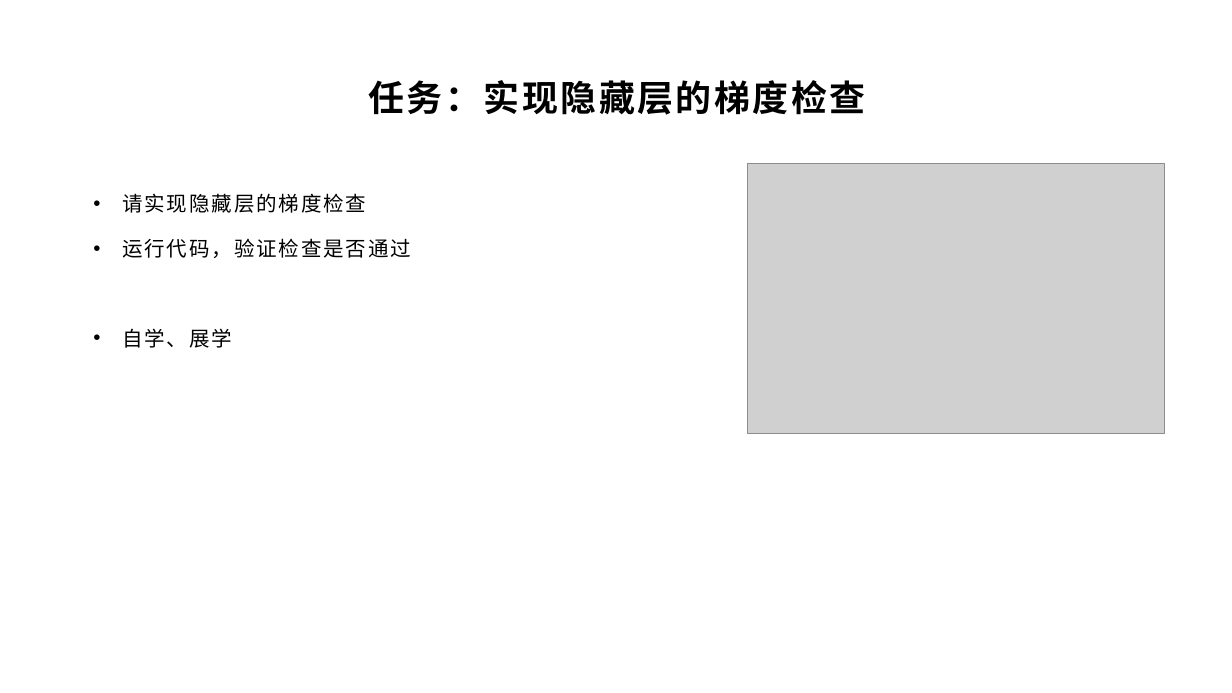
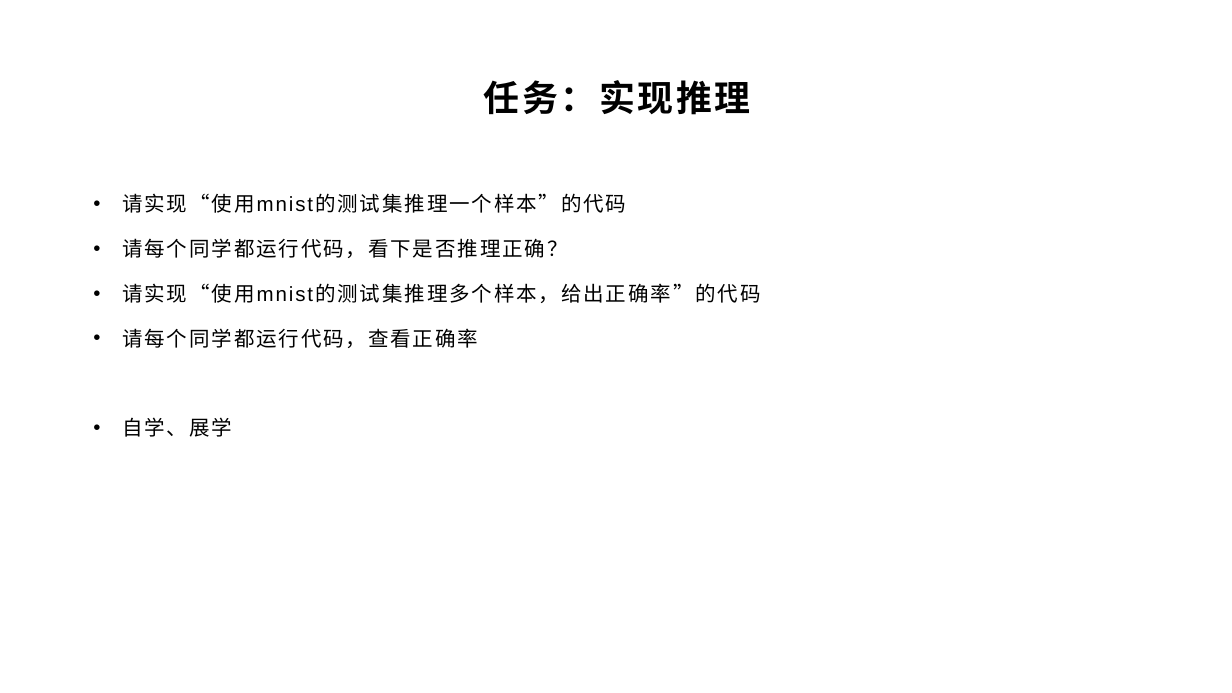
Before and after one commit to yyc-git/DeepLearningEdu, a slide deck: slide 23 of lessons/5_handwriting_by_linear_layer/ppt/用全连接层识别手写数字.pptx (slide 21 before the commit). Drawn at 1232x693 pixels with LibreOffice and Linux fonts; fonts in the diff are those of the drawing; grey boxes stand for pictures; background and template pictures are left out. Boxes give left, top, right and bottom in pixels: in the first picture for what was removed or moved away, otherwise in the second. Text is boxed around its words. In the diff, an @@ line names an element or a change of style, - is before the commit and + after.

```diff
--- a/lessons/5_handwriting_by_linear_layer/ppt/用全连接层识别手写数字.pptx
+++ b/lessons/5_handwriting_by_linear_layer/ppt/用全连接层识别手写数字.pptx
@@ title at [484,80,751,115]: text changed @@
-任务：实现隐藏层的梯度检查
+任务：实现推理
@@ picture removed at [748,164,1165,433] @@
@@ text at [122,193,760,348]: text changed @@
-• 请实现隐藏层的梯度检查
-• 运行代码，验证检查是否通过
+• 请实现“使用mnist的测试集推理一个样本”的代码
+• 请每个同学都运行代码，看下是否推理正确？
+• 请实现“使用mnist的测试集推理多个样本，给出正确率”的代码
+• 请每个同学都运行代码，查看正确率
```
Also in this commit, not shown: 15 other slides changed, 10 slides added, 7 slides removed.
